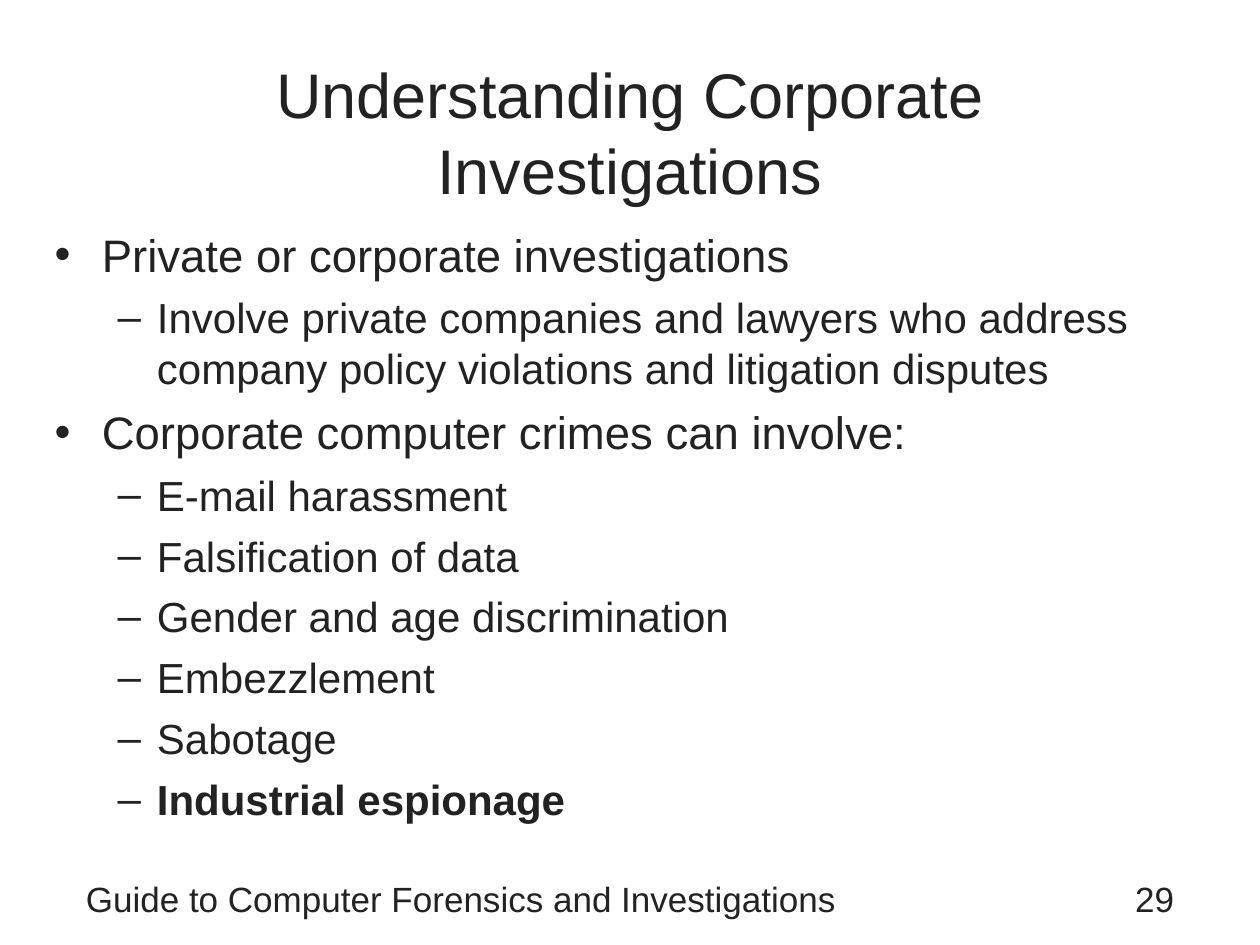
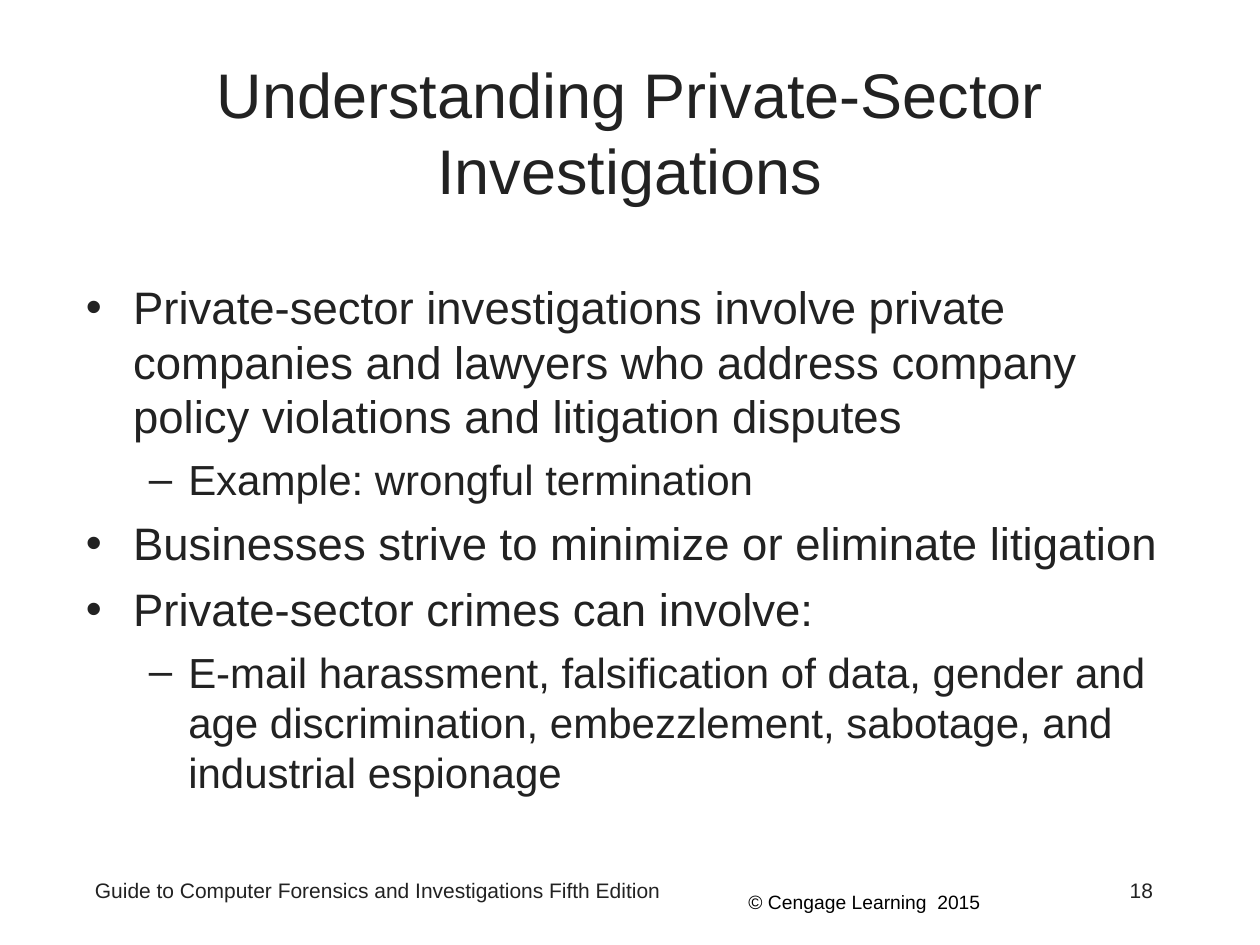
Before and after one commit to Emadalsuwat/emadalsuwat.github.io, a slide deck: slide 18 of computerforensics/Chapter1.ppt (slide 29 before the commit). Drawn at 1260x945 pixels with LibreOffice and Linux fonts; fonts in the diff are those of the drawing. Boxes give left, top, right and bottom in pixels: in the first picture for what was removed or moved away, otherwise in the second. Text is boxed around its words. In the diff, an @@ line names an element or a change of style, - is before the commit and + after.

```diff
--- a/computerforensics/Chapter1.ppt
+++ b/computerforensics/Chapter1.ppt
@@ title at [217,72,1043,205]: text changed @@
-Understanding Corporate Investigations
+Understanding Private-Sector Investigations
@@ text at [133,291,1157,797]: text changed; size 24 to 26 pt @@
-• Private or corporate investigations
-  – Involve private companies and lawyers who address company policy violations and litigation disputes
-• Corporate computer crimes can involve:
-  – E-mail harassment
-  – Falsification of data
-  – Gender and age discrimination
-  – Embezzlement
-  – Sabotage
-  – Industrial espionage
+• Private-sector investigations involve private companies and lawyers who address company policy violations and litigation disputes
+  – Example: wrongful termination
+• Businesses strive to minimize or eliminate litigation
+• Private-sector crimes can involve:
+  – E-mail harassment, falsification of data, gender and age discrimination, embezzlement, sabotage, and industrial espionage
@@ text at [95,882,660,903]: text changed; size 20 to 12 pt @@
-Guide to Computer Forensics and Investigations
+Guide to Computer Forensics and Investigations Fifth Edition
@@ text added at [768,895,980,913], 11 pt, text #000000 @@
+© Cengage Learning 2015
@@ page number added at [1130,883,1153,898], 12 pt, text #222222 @@
+18
@@ page number removed at [1135,887,1174,913] @@
-29
```
Also in this commit, not shown: 5 other slides changed, 76 slides added, 33 slides removed, 19 other files.
